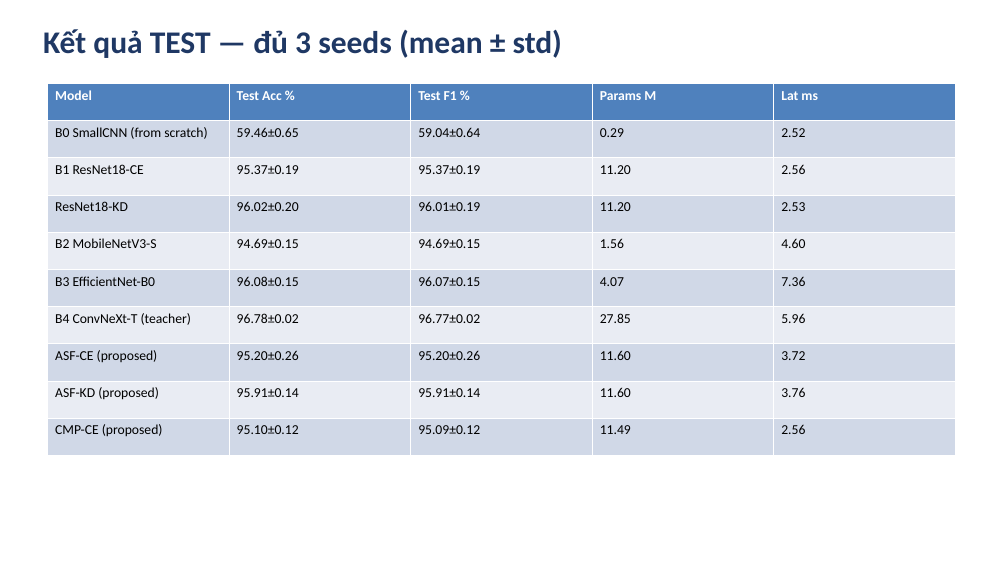
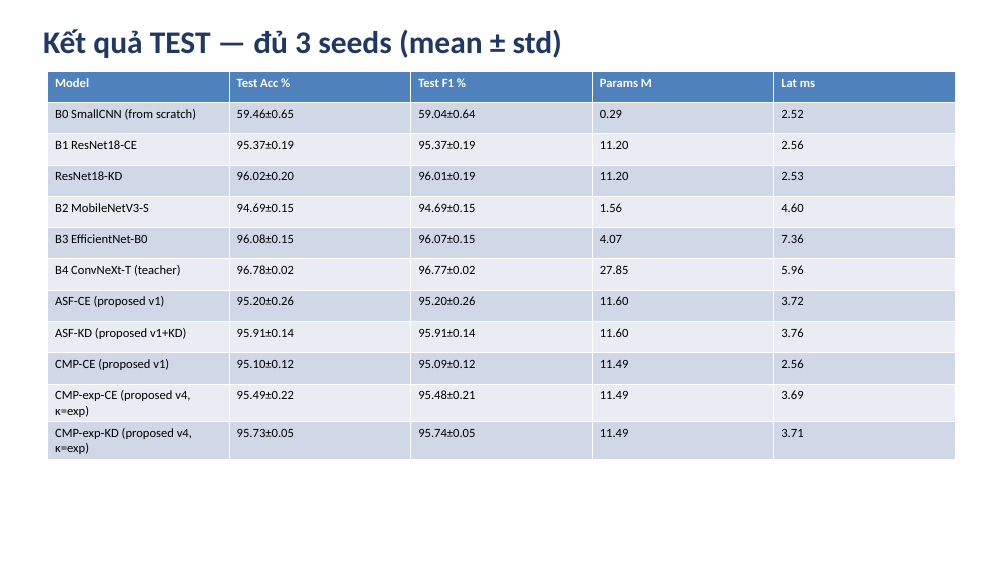
Before and after one commit to bangdang-ai-developer/kaggle-research, a slide deck: slide 7 of deliverables/Slides_cuoi_mon_NWPU_RESISC45.pptx. Drawn at 1008x567 pixels with LibreOffice and Linux fonts; fonts in the diff are those of the drawing. Boxes give left, top, right and bottom in pixels: in the first picture for what was removed or moved away, otherwise in the second. Text is boxed around its words. In the diff, an @@ line names an element or a change of style, - is before the commit and + after.

```diff
--- a/deliverables/Slides_cuoi_mon_NWPU_RESISC45.pptx
+++ b/deliverables/Slides_cuoi_mon_NWPU_RESISC45.pptx
@@ table at [48, 71, 955, 458] @@
-row 8: ASF-CE (proposed) | 95.20±0.26 | 95.20±0.26 | 11.60 | 3.72
-row 9: ASF-KD (proposed) | 95.91±0.14 | 95.91±0.14 | 11.60 | 3.76
-row 10: CMP-CE (proposed) | 95.10±0.12 | 95.09±0.12 | 11.49 | 2.56
+row 8: ASF-CE (proposed v1) | 95.20±0.26 | 95.20±0.26 | 11.60 | 3.72
+row 9: ASF-KD (proposed v1+KD) | 95.91±0.14 | 95.91±0.14 | 11.60 | 3.76
+row 10: CMP-CE (proposed v1) | 95.10±0.12 | 95.09±0.12 | 11.49 | 2.56
+row 11: CMP-exp-CE (proposed v4, κ=exp) | 95.49±0.22 | 95.48±0.21 | 11.49 | 3.69
+row 12: CMP-exp-KD (proposed v4, κ=exp) | 95.73±0.05 | 95.74±0.05 | 11.49 | 3.71
@@ table: place and size @@
-table at [48, 83, 955, 455]
+table at [48, 71, 955, 458]
```
Also in this commit, not shown: 2 other slides changed, 1 slide added, 35 other files.
